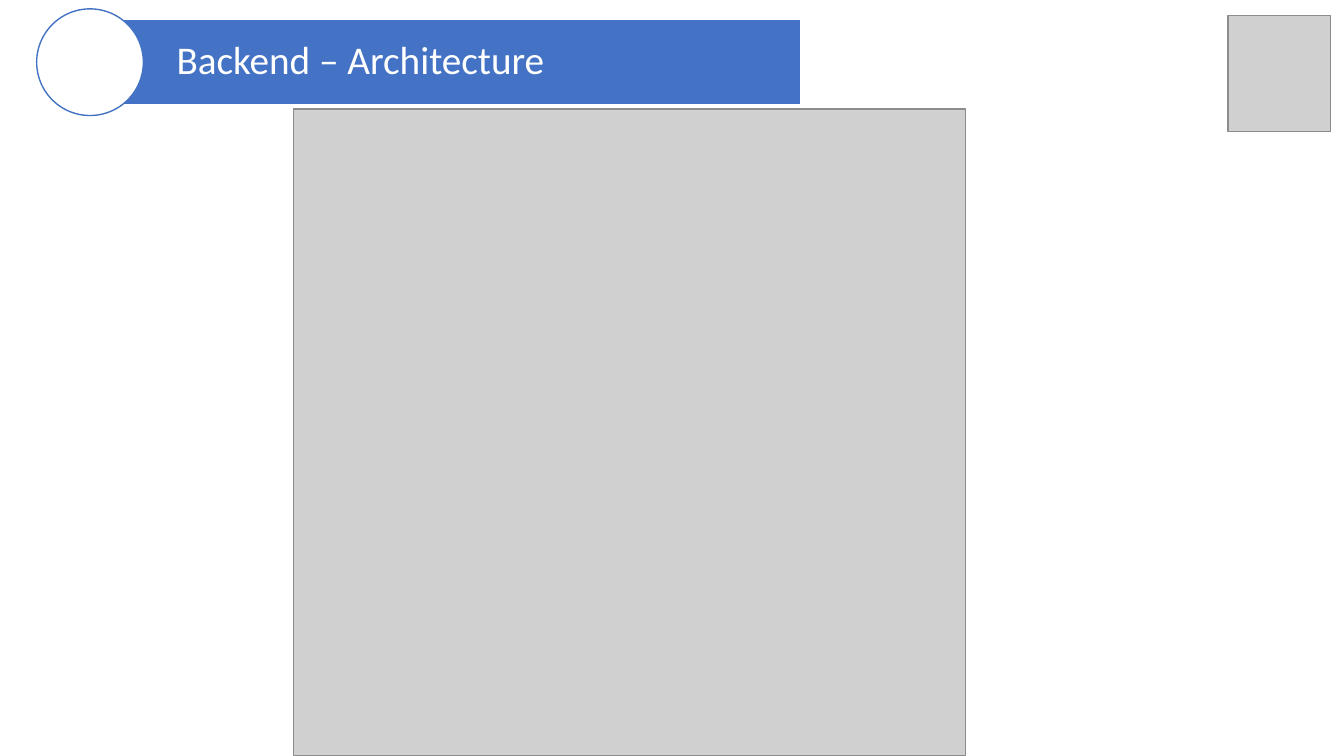
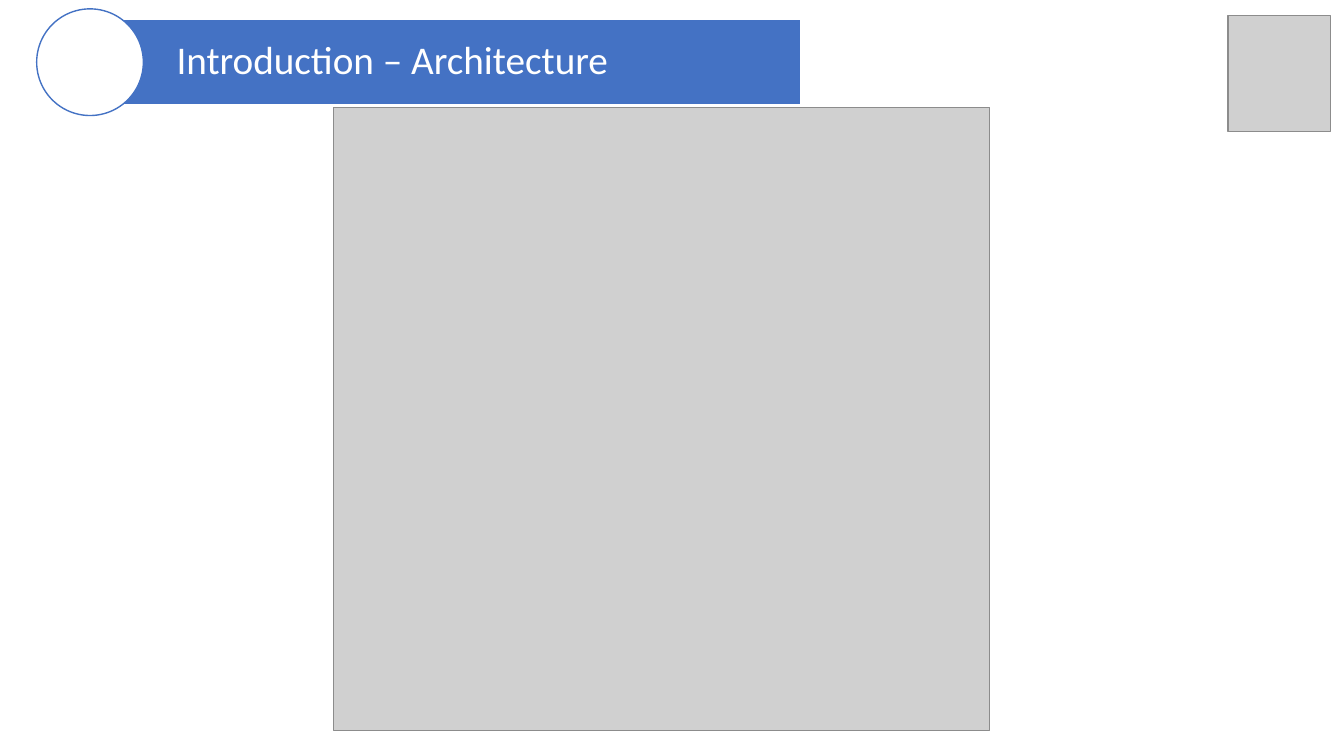
Before and after one commit to blockchainFormationAcadee/chapitre-vi-ft-franck38410, a slide deck: slide 5 of Presentation_JO2024.pptx. Drawn at 1344x756 pixels with LibreOffice and Linux fonts; fonts in the diff are those of the drawing; grey boxes stand for pictures. Boxes give left, top, right and bottom in pixels: in the first picture for what was removed or moved away, otherwise in the second. Text is boxed around its words. In the diff, an @@ line names an element or a change of style, - is before the commit and + after.

```diff
--- a/Presentation_JO2024.pptx
+++ b/Presentation_JO2024.pptx
@@ text at (177, 46, 608, 75): text changed @@
-Backend – Architecture
+Introduction – Architecture
@@ picture: place and size @@
-picture at (293, 109, 966, 756)
+picture at (334, 107, 990, 730)
```
Also in this commit, not shown: 4 other slides changed, 10 slides added, 1 slide removed, 3 other files.
